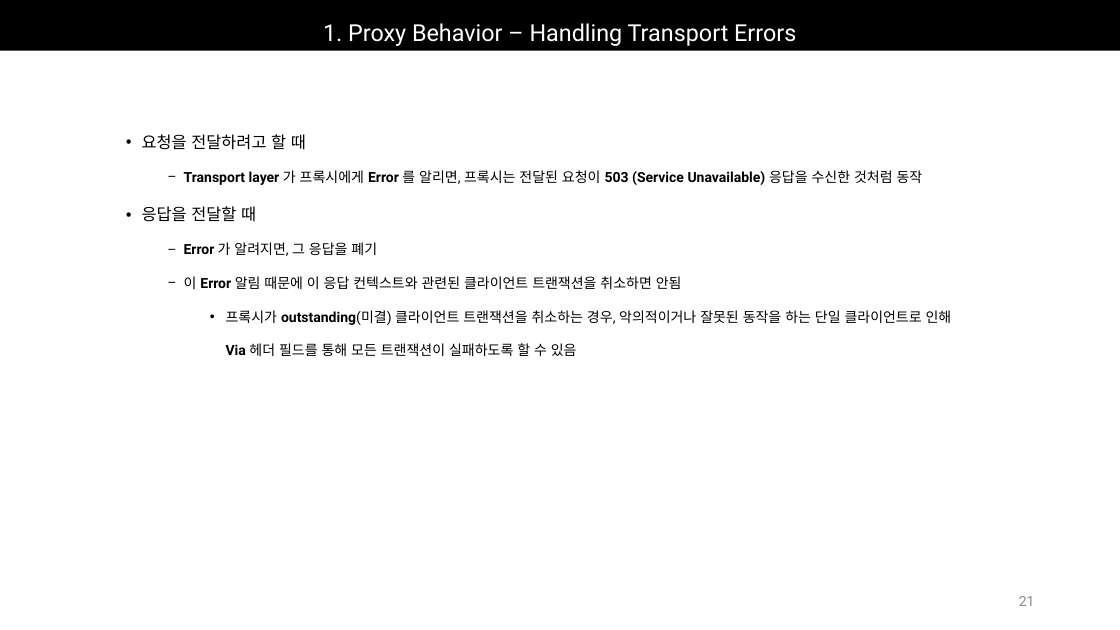
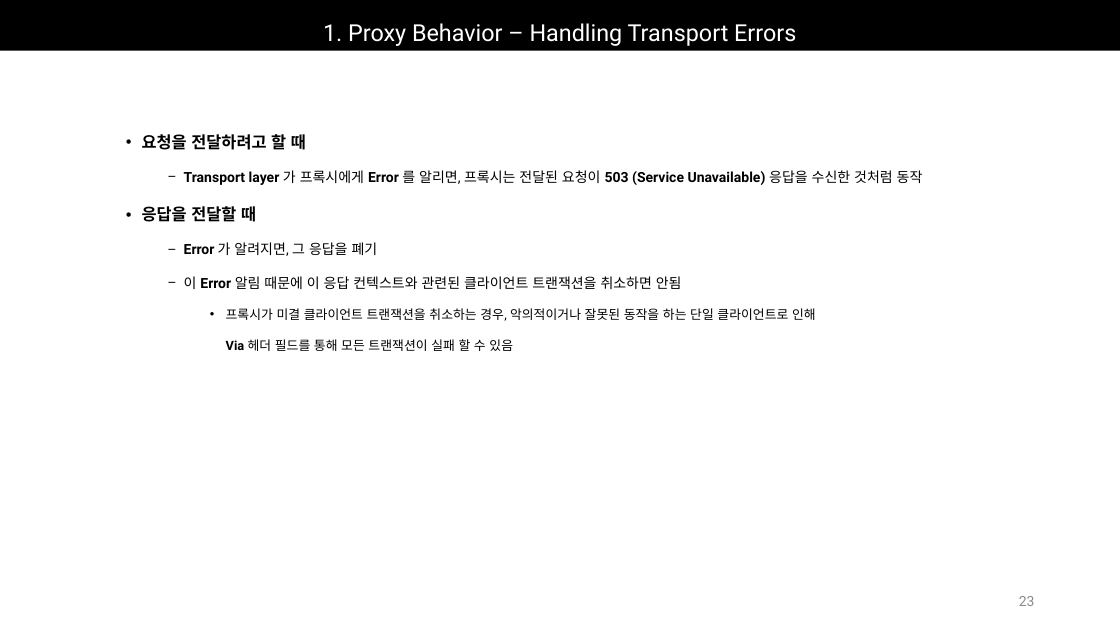
Before and after one commit to Epsilonely/SIP-Survey, a slide deck: slide 23 of 세미나 3차.pptx (slide 21 before the commit). Drawn at 1120x630 pixels with LibreOffice and Linux fonts; fonts in the diff are those of the drawing. Boxes give left, top, right and bottom in pixels: in the first picture for what was removed or moved away, otherwise in the second. Text is boxed around its words. In the diff, an @@ line names an element or a change of style, - is before the commit and + after.

```diff
--- a/세미나 3차.pptx
+++ b/세미나 3차.pptx
@@ text at (142,134,306,222): bold on in "요청을 전달하려고 할 때", "응답을 전달할 때" @@
@@ text at (226,308,816,351): text changed; size 12 to 11 pt @@
-    • 프록시가 outstanding(미결) 클라이언트 트랜잭션을 취소하는 경우, 악의적이거나 잘못된 동작을 하는 단일 클라이언트로 인해
-      Via 헤더 필드를 통해 모든 트랜잭션이 실패하도록 할 수 있음
+    • 프록시가 미결 클라이언트 트랜잭션을 취소하는 경우, 악의적이거나 잘못된 동작을 하는 단일 클라이언트로 인해
+      Via 헤더 필드를 통해 모든 트랜잭션이 실패 할 수 있음
@@ page number at (1019,596,1035,606): text changed @@
-21
+23
```
Also in this commit, not shown: 27 other slides changed, 3 slides added, 11 slides removed, 2 other files.
